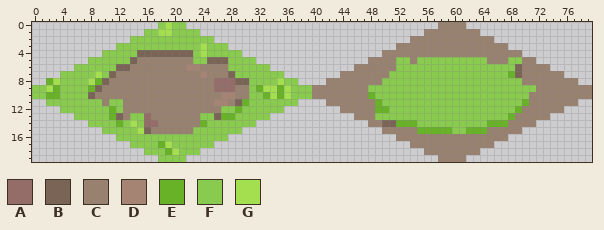
Sprite sheet -- entry.png. That is the earlier state.
The file is 80x20 pixels. Colours within 5 levels of each other are drawn and written as one.
Palette (. is transparent): A #936c67fc  B #796456  C #98806ffc  D #a68372fc  E #68b228  F #89cb4e  G #a4df50
New version:
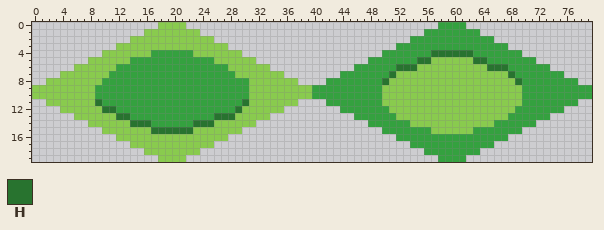
Colours new in this view: H #28732f
What changed:
@@ palette @@
-C #98806ffc
+C #34a13f
@@ x 0..79 @@
- 0 ..................FGFF....................................CCCC..................
- 1 ................FFGGFFFF................................CCCCCCCC................
+ 0 ..................FFFF....................................CCCC..................
+ 1 ................FFFFFFFF................................CCCCCCCC................
  2 ..............FFFFFFFFFFFF............................CCCCCCCCCCCC..............
- 3 ............FFFFFFFFFFFFGFFF........................CCCCCCCCCCCCCCCC............
- 4 ..........FFFFFBBBBBBBBFGFFFFF....................CCCCCCCCCCCCCCCCCCCC..........
- 5 ........FFFFFFBCCCCCCCCFFBBBFFFF................CCCCFFCFFFFFFFFFFCCCFFCC........
- 6 ......FFFFFFBBCCCCCCCCDDCCCCFFFFFF............CCCCCCFFFFFFFFFFFFFFFFFBCCCC......
- 7 ....FFFFFGFBCCCCCCCCCCCCDCCCBFFFFFFF........CCCCCCCFFFFFFFFFFFFFFFFFEBCCCCCC....
- 8 ..EGFFFFGEBCCCCCCCCCCCCCCCAAABBFFFFGFF....CCCCCCCCFFFFFFFFFFFFFFFFFFFFCCCCCCCC..
- 9 FFGEFFFFEBCCCCCCCCCCCCCCCCAAACCFEGGEGFFFCCCCCCCCFFFFFFFFFFFFFFFFFFFFFFFFCCCCCCCC
-10 FFEEFFFFBCCCCCCCCCCCCCCCCCCDDCCFFEGEGFFFCCCCCCCCEFFFFFFFFFFFFFFFFFFFFFFCCCCCCCCC
-11 ..FFFFFFFFCFFCCCCCCCCCCCCCDDCBEFFFFFFF....CCCCCCCEFFFFFFFFFFFFFFFFFFFFECCCCCCC..
-12 ....FFFFFFFEFCCCCCCCCCCCCCCFFEFFFFFF........CCCCCEEFFFFFFFFFFFFFFFFFFECCCCCC....
-13 ......FFFFFEBCFFACCCCCCCFFBEEFFFFF............CCCFFFFFFFFFFFFFFFFFFFECCCCC......
-14 ........FFFFEFGFAACCCCCCEFFFFFFF................CCBBEEEFFFFFFFFFFEEECCCC........
-15 ..........FFFFFGBCCCCCCFFFFFFF....................CCCCCEEEEEFFEEECCCCC..........
+ 3 ............FFFFFFFFFFFFFFFF........................CCCCCCCCCCCCCCCC............
+ 4 ..........FFFFFFFCCCCCCFFFFFFF....................CCCCCCCHHHHHHCCCCCCC..........
+ 5 ........FFFFFFCCCCCCCCCCCCFFFFFF................CCCCCCCHHFFFFFFHHCCCCCCC........
+ 6 ......FFFFFFCCCCCCCCCCCCCCCCFFFFFF............CCCCCCHHHFFFFFFFFFFHHHCCCCCC......
+ 7 ....FFFFFFFCCCCCCCCCCCCCCCCCCFFFFFFF........CCCCCCCHFFFFFFFFFFFFFFFFHCCCCCCC....
+ 8 ..FFFFFFFFCCCCCCCCCCCCCCCCCCCCCFFFFFFF....CCCCCCCCHFFFFFFFFFFFFFFFFFFHCCCCCCCC..
+ 9 FFFFFFFFFCCCCCCCCCCCCCCCCCCCCCCFFFFFFFFFCCCCCCCCCCFFFFFFFFFFFFFFFFFFFFCCCCCCCCCC
+10 FFFFFFFFFCCCCCCCCCCCCCCCCCCCCCCFFFFFFFFFCCCCCCCCCCFFFFFFFFFFFFFFFFFFFFCCCCCCCCCC
+11 ..FFFFFFFHCCCCCCCCCCCCCCCCCCCCHFFFFFFF....CCCCCCCCFFFFFFFFFFFFFFFFFFFFCCCCCCCC..
+12 ....FFFFFFHHCCCCCCCCCCCCCCCCCHFFFFFF........CCCCCCCFFFFFFFFFFFFFFFFFFCCCCCCC....
+13 ......FFFFFFHHCCCCCCCCCCCCHHHFFFFF............CCCCCCFFFFFFFFFFFFFFFFCCCCCC......
+14 ........FFFFFFHHHCCCCCCHHHFFFFFF................CCCCCCFFFFFFFFFFFFCCCCCC........
+15 ..........FFFFFFFHHHHHHFFFFFFF....................CCCCCCCFFFFFFCCCCCCC..........
 16 ............FFFFFFFFFFFFFFFF........................CCCCCCCCCCCCCCCC............
-17 ..............FFFFEGFFFFFF............................CCCCCCCCCCCC..............
-18 ................FFFEGFFF................................CCCCCCCC................
+17 ..............FFFFFFFFFFFF............................CCCCCCCCCCCC..............
+18 ................FFFFFFFF................................CCCCCCCC................
 19 ..................FFFF....................................CCCC..................
Where, in picture pixels (left, top, right, bottom), the same in both pictures:
changed: (46, 22, 592, 162)
